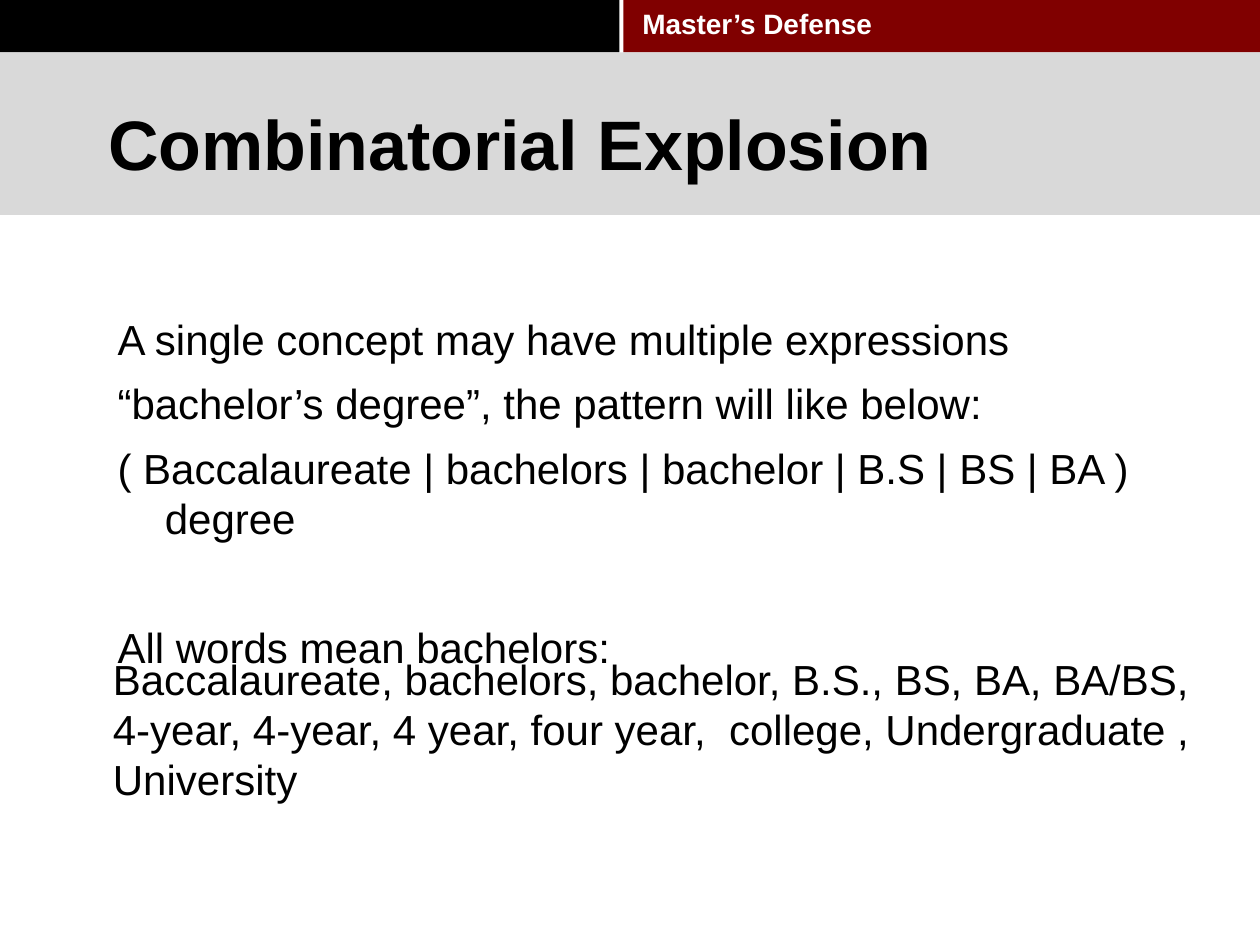
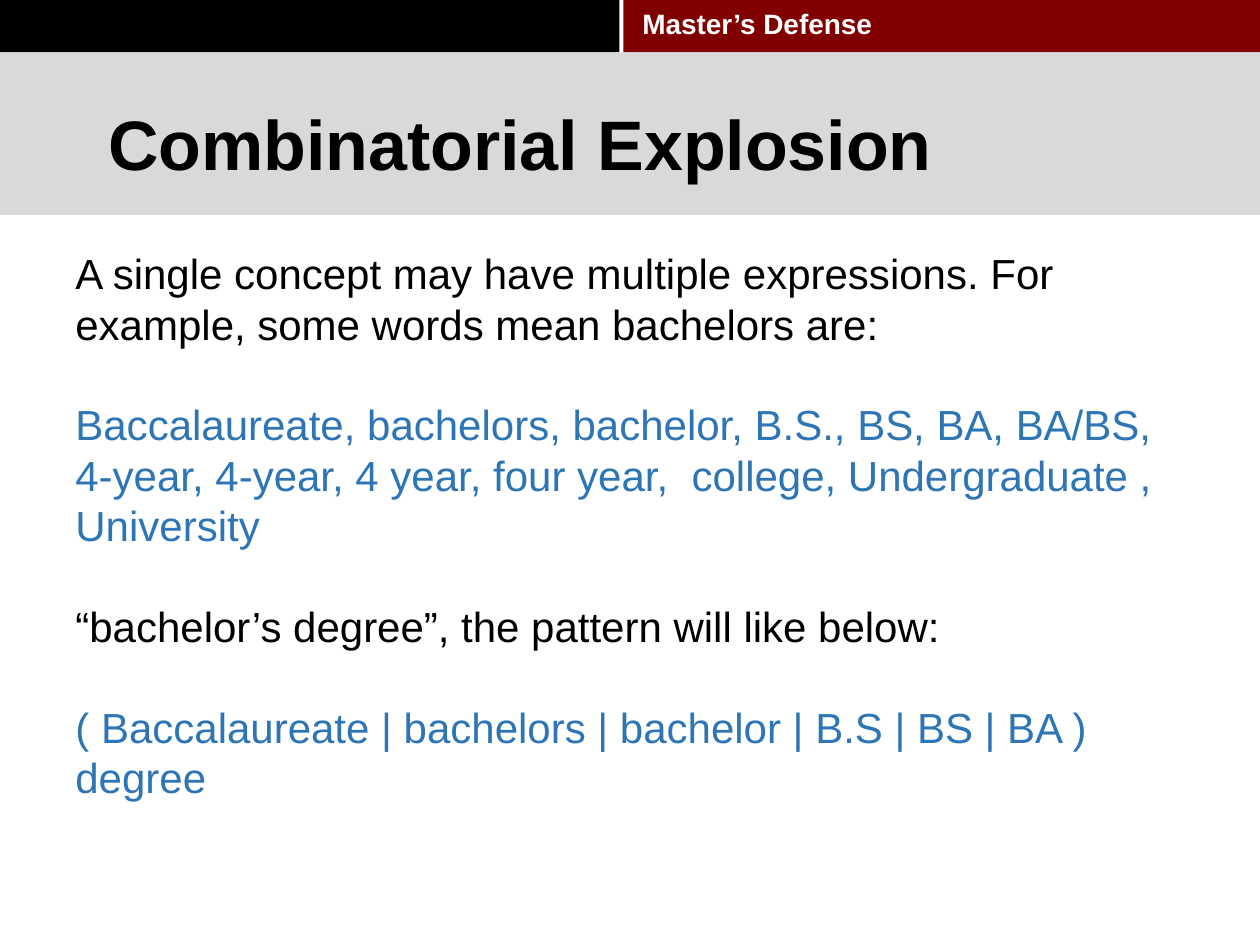
Before and after one commit to pkushiqiang/thesis, a slide deck: slide 29 of media/Master's thesis-2.pptx. Drawn at 1260x945 pixels with LibreOffice and Linux fonts; fonts in the diff are those of the drawing; background and template pictures are left out. Boxes give left, top, right and bottom in pixels: in the first picture for what was removed or moved away, otherwise in the second. Text is boxed around its words. In the diff, an @@ line names an element or a change of style, - is before the commit and + after.

Commit message:
update

```diff
--- a/media/Master's thesis-2.pptx
+++ b/media/Master's thesis-2.pptx
@@ text "A single concept may have ...": place and size @@
-text "A single concept may have ..." at box(113, 661, 1188, 804)
+text "A single concept may have ..." at box(75, 258, 1151, 802)
@@ text at box(75, 258, 1053, 348): paragraph added @@
+A single concept may have multiple expressions. For example, some words mean bachelors are:
@@ text removed at box(118, 324, 1105, 671) @@
-A single concept may have multiple expressions
-“bachelor’s degree”, the pattern will like below:
-( Baccalaureate | bachelors | bachelor | B.S | BS | BA ) degree
-All words mean bachelors:
@@ text at box(75, 409, 1151, 550): text colour #000000 to #2E75B6 in "Baccalaureate, bachelors, bachelor, B.S., BS, BA, BA/BS, ..." @@
@@ text at box(75, 611, 1063, 802): paragraphs added @@
+“bachelor’s degree”, the pattern will like below:
+( Baccalaureate | bachelors | bachelor | B.S | BS | BA ) degree
```
Also in this commit, not shown: 23 other slides changed.
